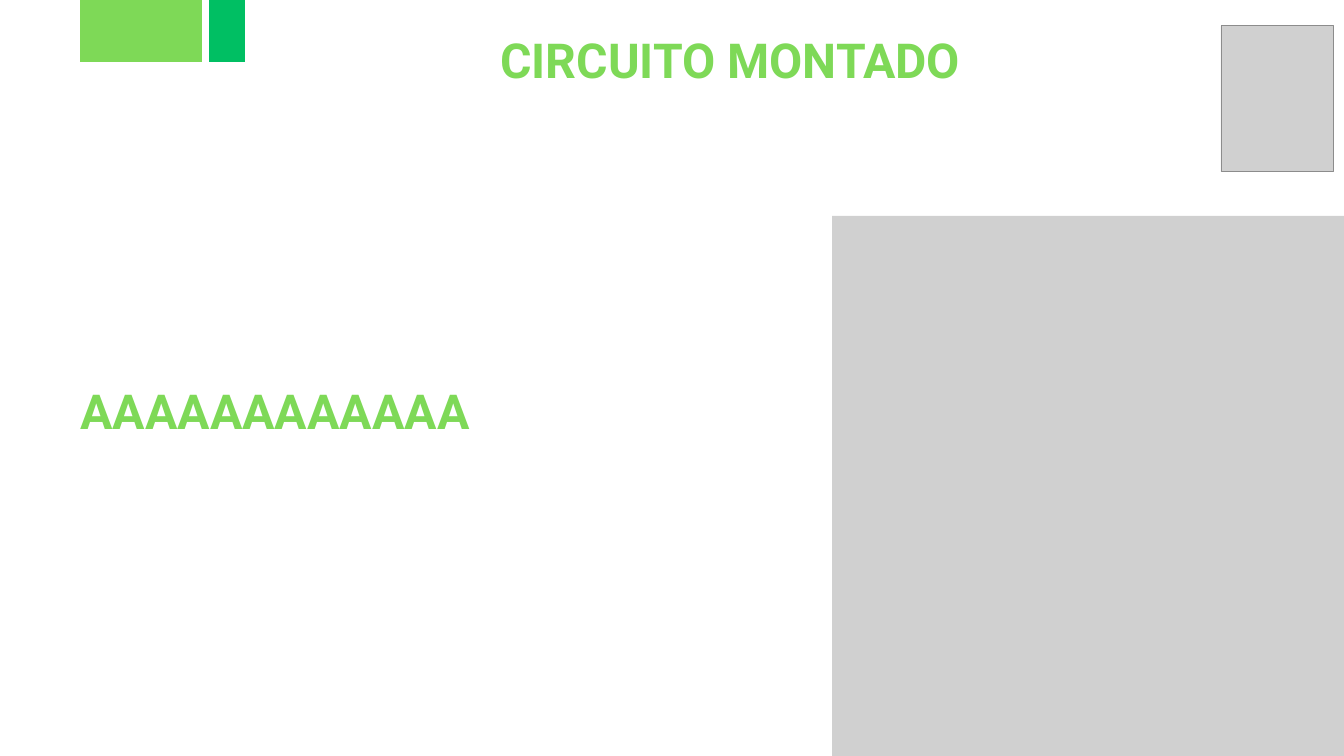
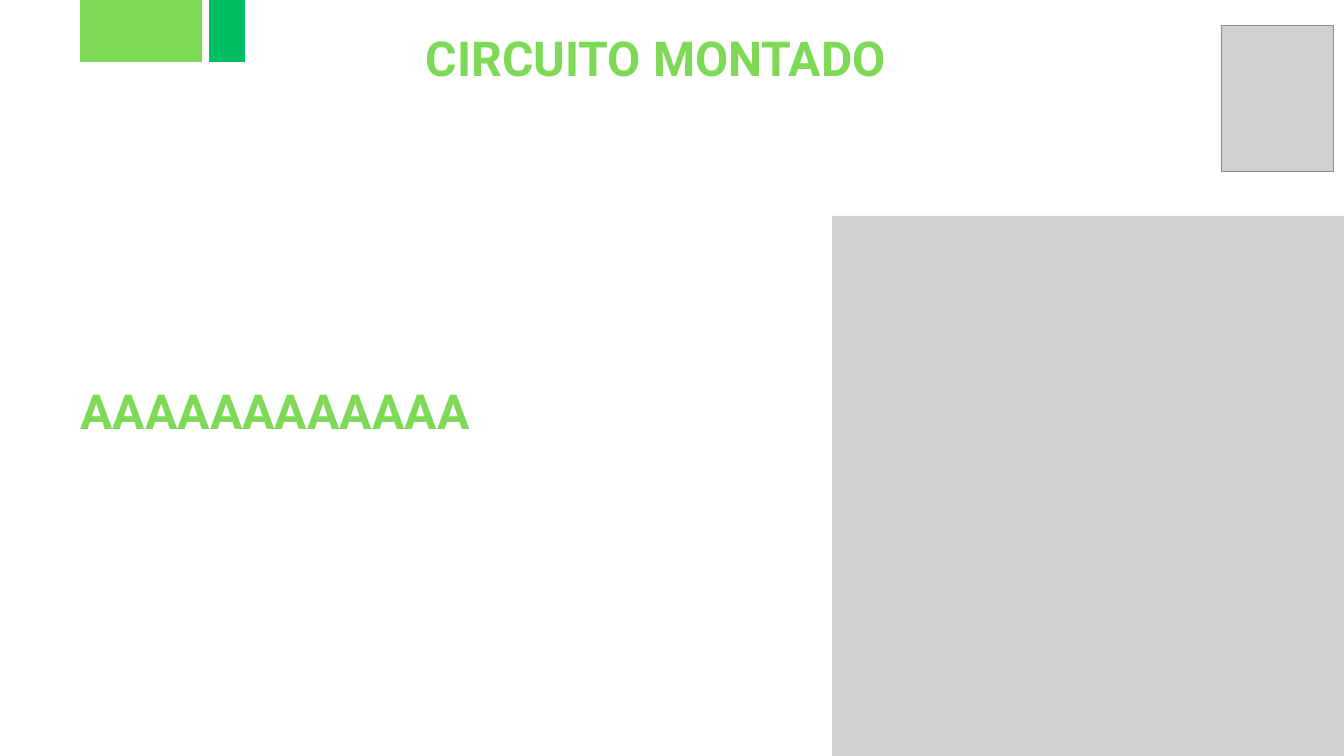
Before and after one commit to FatecFranca/DSM-G06-PI4-2025-2, a slide deck: slide 17 of 2-Apresentação-PI-4-Semestre.pptx (slide 14 before the commit). Drawn at 1344x756 pixels with LibreOffice and Linux fonts; fonts in the diff are those of the drawing; grey boxes stand for pictures. Boxes give left, top, right and bottom in pixels: in the first picture for what was removed or moved away, otherwise in the second. Text is boxed around its words. In the diff, an @@ line names an element or a change of style, - is before the commit and + after.

```diff
--- a/2-Apresentação-PI-4-Semestre.pptx
+++ b/2-Apresentação-PI-4-Semestre.pptx
@@ text "CIRCUITO MONTADO": place and size @@
-text "CIRCUITO MONTADO" at box(500, 43, 960, 79)
+text "CIRCUITO MONTADO" at box(426, 41, 886, 77)
```
Also in this commit, not shown: 2 other slides changed, 3 slides added, 5 slides removed, 40 other files.
